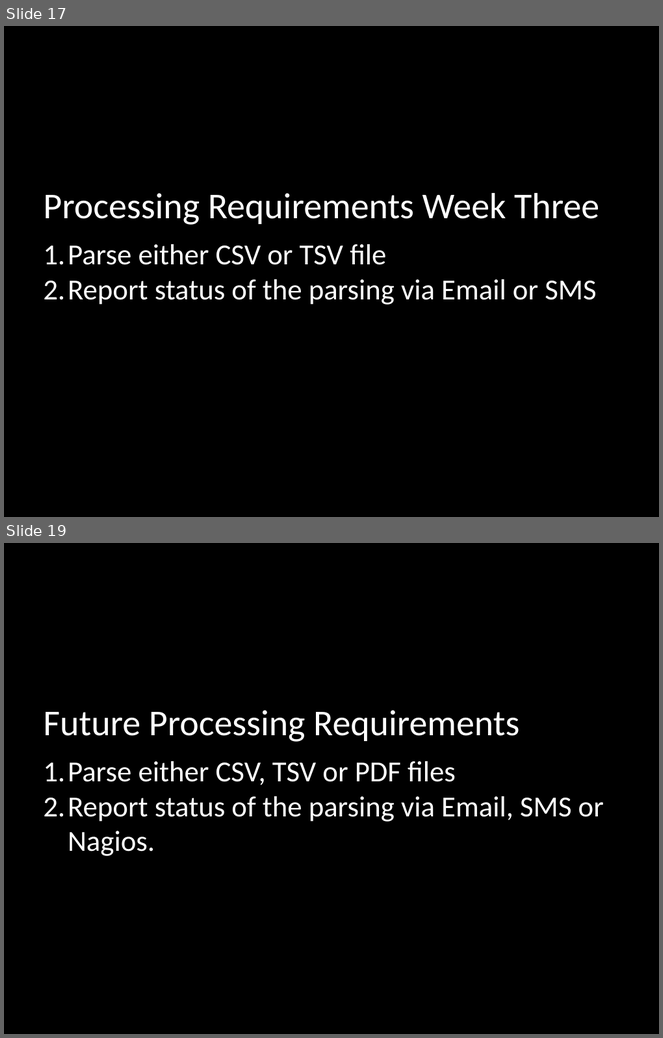
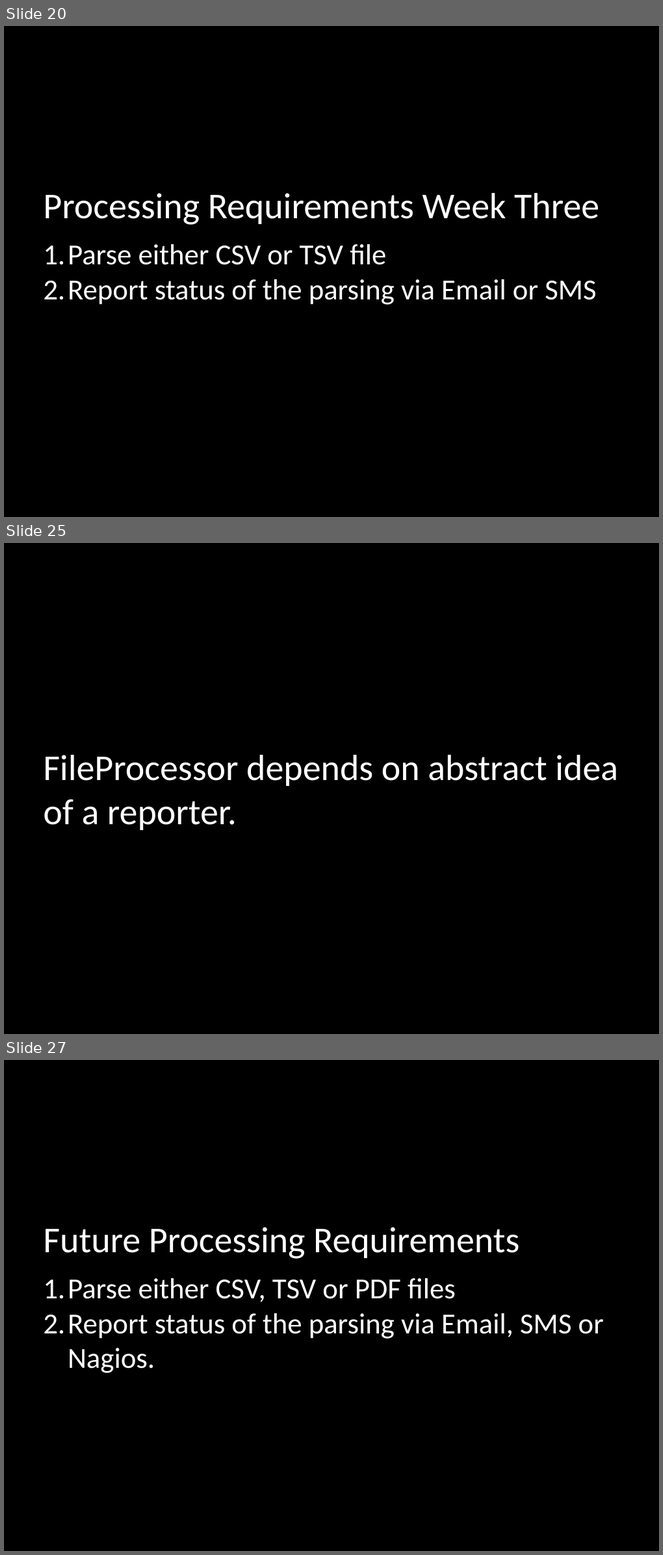
Before and after one commit to mikegehard/Better-Ruby-Through-Design-Principles, a slide deck: BetterRubyThroughDesignPatterns.pptx. Shown one above the other, each under a label of ours: slides 17 and 19 before the commit, slides 20, 25 and 27 after it; the slides between them are not shown. The pictures are 663x1038 and 663x1555 pixels, drawn with LibreOffice and Linux fonts; fonts in the diff are those of the drawing. Boxes give left, top, right and bottom in pixels: in the first picture for what was removed or moved away, otherwise in the second. Text is boxed around its words. In the diff, an @@ line names an element or a change of style, - is before the commit and + after.

```diff
--- a/BetterRubyThroughDesignPatterns.pptx
+++ b/BetterRubyThroughDesignPatterns.pptx
@@ slide 25 added at [4,543,659,1034], background #000000 @@
@@ text added at [43,755,618,830], 40 pt, text #FFFFFF @@
+FileProcessor depends on abstract idea of a reporter.
@@ what was slide 17 is now slide 20 @@
@@ what was slide 19 is now slide 27 @@
```
Also in this commit, not shown: 2 slides changed, 7 other slides added.
